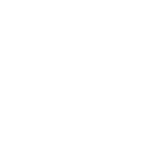
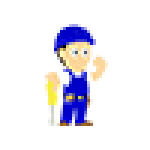
The second (150, 150) image is a revision of the first. Changes to its layers:
showed "gongtoub", painted on it over [45, 24, 108, 126]
